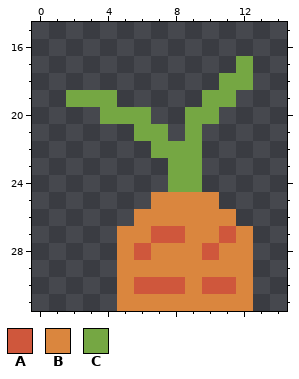
File history of a pixel-art sprite, projects/young_carrot.png. This is how it looked before the edit.
The file is 32x32 pixels. Shown: x 0..14, y 15..31. The old version is drawn lined up with the new one, on the new canvas.
Palette (. is transparent): A #cf573c  B #da863e  C #75a743
Pixels before, first column x 2:
17 ..........C
18 .........CC
19 CCC.....CC.
20 ..CCC..CC..
21 ....CC.C...
22 .....CCC...
23 ......CC...
24 ......CC...
25 .....BBBB..
26 ....BBBBBB.
27 ...BBAABBAB
28 ...BABBBABB
29 ...BBBBBBBB
30 ...BAAABAAB
31 ...BBBBBBBB
And afterwards:
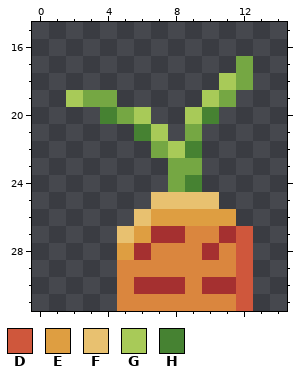
Colours new in this view: D #cf573c  E #de9e41  F #e8c170  G #a8ca58  H #468232
The edit:
canvas 32x32 -> 16x32, the old top-left corner now at -7,0 (the part of the old canvas that was cut away was empty and is not shown)
colour A: #cf573c -> #a53030
y 18: x 11 C -> G
y 19: x 2 C -> G; x 10 C -> G
y 20: x 4 C -> H; x 6 C -> G; x 9..10 CC -> GH
y 21: x 6..7 CC -> HG
y 22: x 8..9 CC -> GH
y 24: x 9 C -> H
y 25: x 7..10 BBBB -> FFFF
y 26: x 6..11 BBBBBB -> FEEEEE
y 27: x 5..6 BB -> FE; x 12 B -> D
y 28: x 5 B -> E; x 12 B -> D
y 29..31: x 12 B -> D
Pixel boxes of the changes (left, top, right, bottom) in both pictures:
changed: (66, 73, 253, 311)
